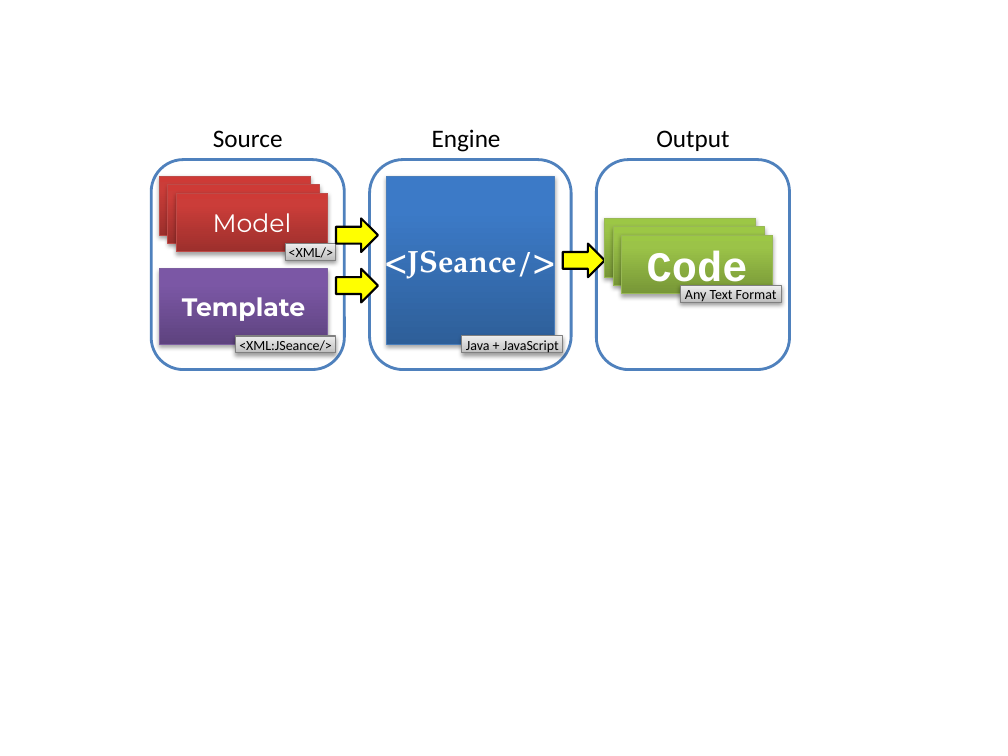
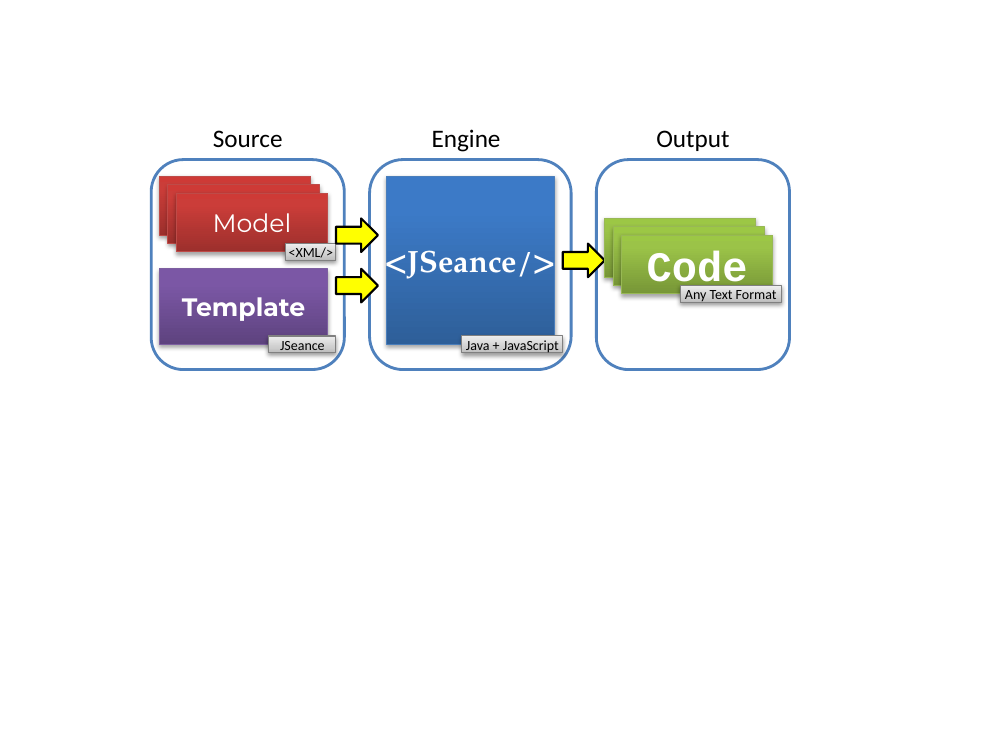
Before and after one commit to amurilloc/jseance, a slide deck: slide 3 of wiki/images/source/ImageSource.pptx. Drawn at 1008x756 pixels with LibreOffice and Linux fonts; fonts in the diff are those of the drawing. Boxes give left, top, right and bottom in pixels: in the first picture for what was removed or moved away, otherwise in the second. Text is boxed around its words. In the diff, an @@ line names an element or a change of style, - is before the commit and + after.

```diff
--- a/wiki/images/source/ImageSource.pptx
+++ b/wiki/images/source/ImageSource.pptx
@@ rectangle "JSeance": place and size @@
-rectangle "JSeance" at box(235, 336, 336, 353)
+rectangle "JSeance" at box(269, 336, 337, 353)
@@ text in rectangle at box(280, 341, 325, 353): text changed @@
-<XML:JSeance/>
+JSeance
```
Also in this commit, not shown: 1 other slide changed.
